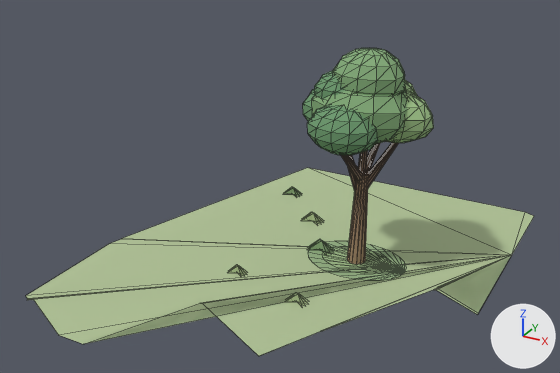
What one commit did to the glTF model output/gltf/COURTYARD-147-GARDEN.glb.
Rendered twice from a 50 mm lens placed at (10.47, -20.58, 12.24), pointed at (0.06, -1.65, 2.77). Lighting does not change. The marker at lower right points along +X, +Y and +Z. The older version comes first. Mesh edges are drawn as thin lines. Where no turn or scale is listed for an object, it has been applied to the vertices. Vertices at exactly the same position are counted once.

The scene before the commit, as lines of its bpy script (objects in view):
```python
me_courtyard_147_garden = bpy.data.meshes.new('COURTYARD-147-GARDEN')
me_courtyard_147_garden.from_pydata(...)  # 892 vertices, 1336 faces; spans x -5.66..6.34, y -7.91..6.09, z 0.03..6.94
me_courtyard_147_garden.materials.append(mat_grass_ground)  # greyish green #b1c396
me_courtyard_147_garden.materials.append(mat_grass_dark)  # green #94b283
me_courtyard_147_garden.materials.append(mat_grass_light)  # green #bfd29f
me_courtyard_147_garden.materials.append(mat_tree_trunk)  # beige #9f8066
me_courtyard_147_garden.materials.append(mat_tree_bark_dark)  # brown #836c5c
me_courtyard_147_garden.materials.append(mat_tree_canopy)  # green #83ab78
me_courtyard_147_garden.materials.append(mat_tree_canopy_dark)  # green #6c9a6d
me_courtyard_147_garden.materials.append(mat_tree_canopy_light)  # green #9dc086
me_courtyard_147_garden.materials.append(mat_garden_shrub)  # green #9dbb87
ob_courtyard_147_garden = bpy.data.objects.new('COURTYARD-147-GARDEN', me_courtyard_147_garden)
ob_courtyard_147_garden.location = (0.0, 0.0, 0.0)
```
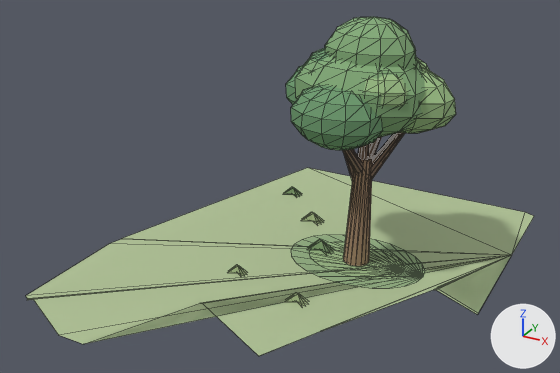
Edits to the bpy script that builds the scene:
```text
Change me_courtyard_147_garden:
    remove me_courtyard_147_garden.from_pydata(...)  # 892 vertices, 1336 faces; spans x -5.66..6.34, y -7.91..6.09, z 0.03..6.94
    add me_courtyard_147_garden.from_pydata(...)  # 970 vertices, 1484 faces; spans x -5.66..6.34, y -7.91..6.09, z 0.03..7.83
    me_courtyard_147_garden part 1: the loose piece of 20 vertices spanning x 1.72..2.27, y -1.4..-0.09, z 2.77..4.34 is multiplied about its middle by the matrix ((-0.265, 1.523, 0.115), (-1.527, -0.262, -0.058), (-0.038, -0.123, 1.545)), then moved by (-0.55, 0.85, 0.16)
    me_courtyard_147_garden part 2: the loose piece of 20 vertices spanning x 1.72..2.27, y -1.4..-0.09, z 2.77..4.34 is copied, and the copy is multiplied about its middle by the matrix ((-0.991, -1.035, -0.141), (1.043, -0.99, -0.071), (-0.046, -0.151, 1.431)), then moved by (0.74, 0.88, 0.36); it spans x 1.96..3.55, y -0.4..0.56, z 2.71..5.13
    me_courtyard_147_garden part 3: the loose piece of 20 vertices spanning x 1.99..3.18, y -0.33..0.41, z 2.48..4.42 is multiplied about its middle by the matrix ((0.754, -0.947, 0.021), (0.942, 0.752, 0.108), (-0.098, -0.051, 1.205)), then moved by (-0.27, 0.45, 0.82)
    me_courtyard_147_garden part 4: the loose piece of 20 vertices spanning x 1.97..2.26, y -0.31..-0.05, z 3.04..5.05 is multiplied about its middle by the matrix ((1.32, 0.0, -0.016), (0.001, 1.32, 0.005), (0.016, -0.005, 1.32)), then moved by (0.01, 0.0, 0.75)
    me_courtyard_147_garden part 5: the loose piece of 74 vertices spanning x 1.14..3.3, y -1.04..0.79, z 5.22..6.94 is scaled about its middle by (1.9, 1.76, 1.6), then moved by (-0.14, 0.01, -0.36)
    me_courtyard_147_garden part 6: the loose piece of 74 vertices spanning x 0.52..3.62, y -1.33..1.1, z 4.1..6.2 is scaled about its middle by (0.865, 0.908, 1), then moved by (0.16, 0.03, 1.63)
    me_courtyard_147_garden part 7: the loose piece of 74 vertices spanning x -0.04..2.36, y -0.6..1.12, z 4.0..5.64 is scaled about its middle by (1.29, 1.28, 1.22), then moved by (-0.23, 0.08, 0.52)
    me_courtyard_147_garden part 8: the loose piece of 74 vertices spanning x 0.83..2.93, y -1.95..-0.3, z 4.02..5.5 is scaled about its middle by (1.29, 1.27, 1.3), then moved by (-0.07, -0.24, 0.46)
    me_courtyard_147_garden part 9: the loose piece of 74 vertices spanning x 0.64..2.48, y -1.05..0.37, z 5.03..6.27 is scaled about its middle by (1.25, 1.25, 1.26), then moved by (-0.16, 0.0, 0.51)
    me_courtyard_147_garden part 10: the loose piece of 74 vertices spanning x 1.76..4.12, y -0.65..1.0, z 4.17..5.73 is scaled about its middle by (1.29, 1.23, 1.26), then moved by (0.25, 0.08, 0.53)
    me_courtyard_147_garden part 11: the loose piece of 74 vertices spanning x 1.24..3.44, y 0.03..1.64, z 4.4..5.96 is scaled about its middle by (1.29, 1.22, 1.23), then moved by (0.09, 0.28, 0.47)
    me_courtyard_147_garden part 12: the loose piece of 74 vertices spanning x 0.83..2.93, y -1.95..-0.3, z 4.02..5.5 is copied, and the copy is scaled about its middle by (1.07, 1, 1), then moved by (0.8, 0.38, 1.2), in mat_tree_canopy_light (green #9dc086); it spans x 1.56..3.8, y -1.57..0.08, z 5.22..6.7
    me_courtyard_147_garden part 13: the loose piece of 24 vertices spanning x 0.39..3.69, y -1.34..1.02, z 0.05 is scaled about its middle by (1.36, 1.34, 1.34)
    me_courtyard_147_garden part 14: the loose piece of 24 vertices spanning x 0.86..3.22, y -0.94..0.62, z 0.05 is scaled about its middle by (1.37, 1.35, 1.32)
    me_courtyard_147_garden part 15: the loose piece of 28 vertices spanning x 1.74..2.33, y -0.46..0.14, z 0.04..3.11 is rebuilt with 32 vertices and now spans x 1.62..2.46, y -0.58..0.26, z 0.03..3.66
    me_courtyard_147_garden part 16: a new loose piece of 20 vertices spanning x 1.61..2.34, y -1.72..-0.06, z 2.99..5.08, in mat_tree_bark_dark (brown #836c5c)
    me_courtyard_147_garden part 17: 40 vertices removed from x 0.95..2.45, y -0.35..1.07, z 2.22..4.59
```

Changed parts and their boxes (x1, y1, x2, y2) in the pictures (560 x 373 px; the box of a moved part takes in the faces that stretch with it):
'COURTYARD-147-GARDEN', reshaped (10% taller): before (26, 48, 534, 356); after (26, 17, 534, 356)
part 1 of me_courtyard_147_garden, moved or reshaped (mostly hidden afterwards): before (341, 155, 364, 182); after (343, 149, 355, 180)
part 2 of me_courtyard_147_garden, added: after (370, 132, 405, 180)
part 3 of me_courtyard_147_garden, moved or reshaped: before (367, 142, 398, 188); after (368, 137, 382, 160)
part 4 of me_courtyard_147_garden, moved or reshaped: before (358, 150, 368, 175); after (358, 144, 369, 160)
part 5 of me_courtyard_147_garden, moved or reshaped: before (333, 48, 406, 95); after (295, 55, 426, 137)
part 6 of me_courtyard_147_garden, moved or reshaped: before (312, 90, 408, 144); after (325, 17, 417, 68)
part 7 of me_courtyard_147_garden, moved or reshaped: before (303, 89, 315, 121); after (286, 65, 303, 105)
part 8 of me_courtyard_147_garden, moved or reshaped: before (307, 105, 378, 155); after (291, 85, 383, 150)
part 9 of me_courtyard_147_garden, moved or reshaped (mostly hidden afterwards): before (315, 71, 346, 99); after (302, 48, 329, 68)
part 10 of me_courtyard_147_garden, moved or reshaped: before (387, 91, 434, 143); after (400, 68, 456, 133)
part 11 of me_courtyard_147_garden, moved or reshaped (mostly hidden): before (405, 80, 417, 95); after (416, 57, 430, 71)
part 12 of me_courtyard_147_garden, added (green): after (364, 75, 408, 107)
part 13 of me_courtyard_147_garden, moved or reshaped: before (308, 241, 407, 280); after (291, 235, 425, 288)
part 14 of me_courtyard_147_garden, moved or reshaped: before (322, 247, 392, 274); after (309, 242, 405, 279)
part 15 of me_courtyard_147_garden, rebuilt (41% wider, 26% taller): before (347, 175, 368, 264); after (343, 154, 373, 266)
part 16 of me_courtyard_147_garden, added: after (342, 149, 364, 174)
part 17 of me_courtyard_147_garden, deleted: before (348, 143, 380, 191)
